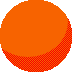
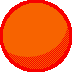
Layered file, before and after one edit (w=72, h=72). Changes by layer:
added layer "Layer 3" above "Layer 2" over (0, 0, 72, 72)
